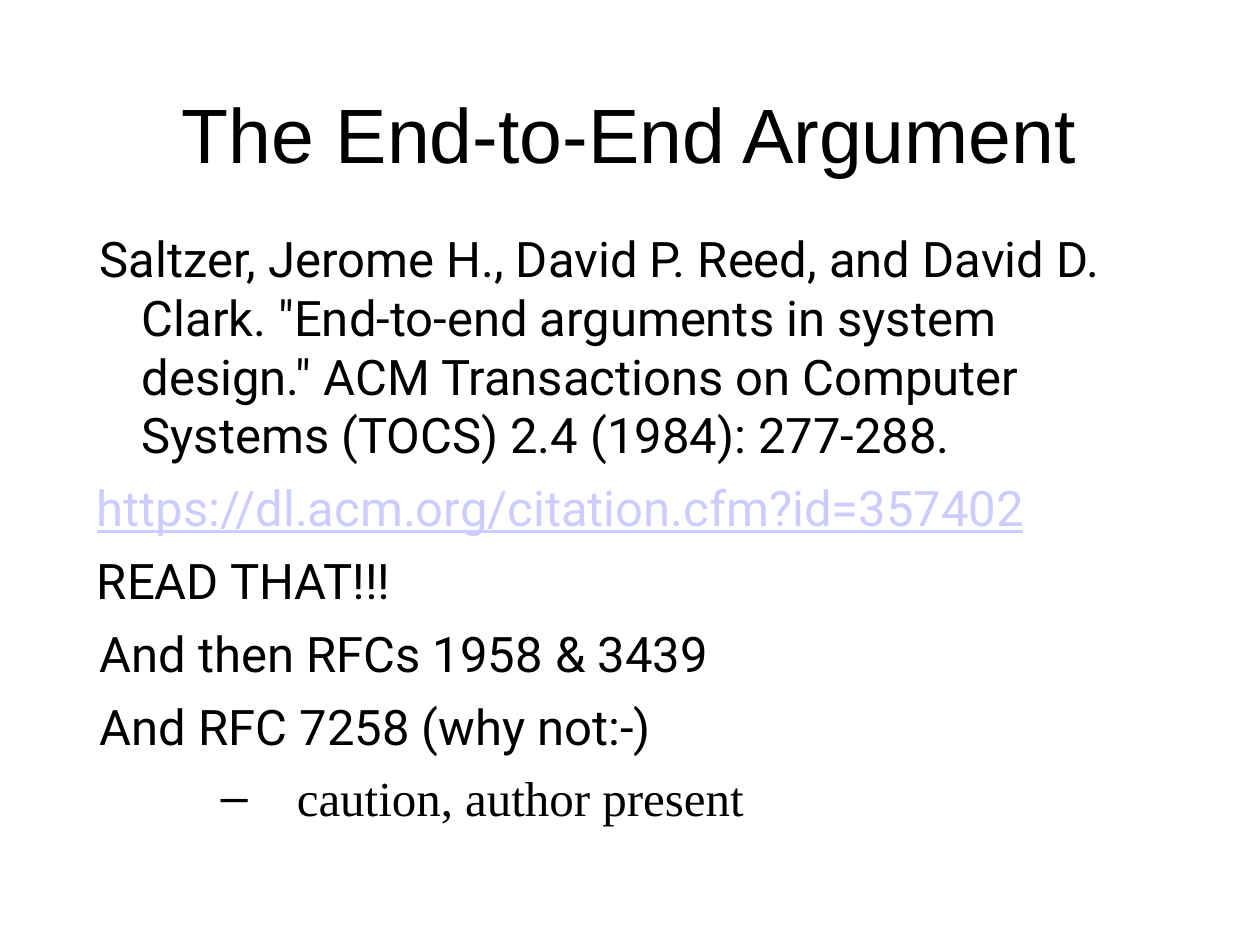
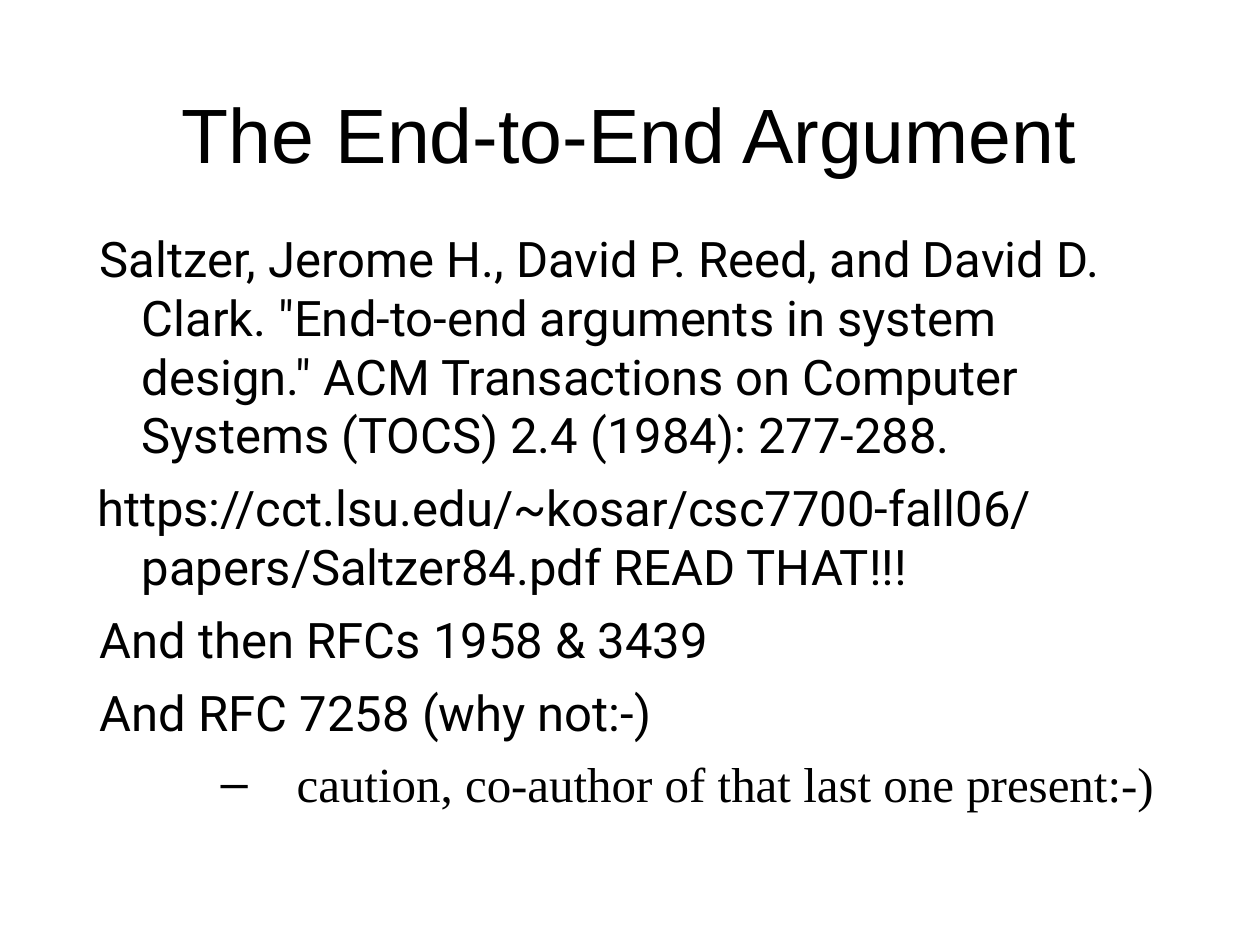
Before and after one commit to sftcd/cs7053, a slide deck: slide 39 of 2021lectures/02-concepts.ppt (slide 38 before the commit). Drawn at 1260x945 pixels with LibreOffice and Linux fonts; fonts in the diff are those of the drawing. Boxes give left, top, right and bottom in pixels: in the first picture for what was removed or moved away, otherwise in the second. Text is boxed around its words. In the diff, an @@ line names an element or a change of style, - is before the commit and + after.

```diff
--- a/2021lectures/02-concepts.ppt
+++ b/2021lectures/02-concepts.ppt
@@ text at bbox=[97, 488, 1031, 595]: text changed; text colour #CCCCFF to #000000 @@
-https://dl.acm.org/citation.cfm?id=357402
-READ THAT!!!
+https://cct.lsu.edu/~kosar/csc7700-fall06/papers/Saltzer84.pdf READ THAT!!!
@@ text at bbox=[297, 767, 1153, 812]: text changed @@
-  – caution, author present
+  – caution, co-author of that last one present:-)
```
Also in this commit, not shown: 22 other slides changed, 1 slide added, 3 other files.
